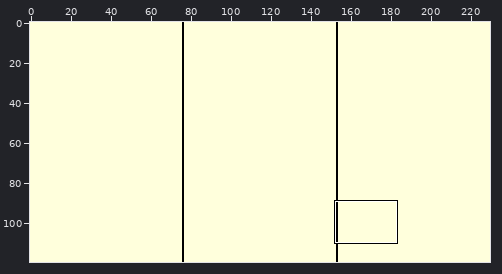
Two states of a sprite sheet, thumbnail.png. The first picture is a wide view before the edit; the outline marks the close-up.
Close-up. Before the commit:
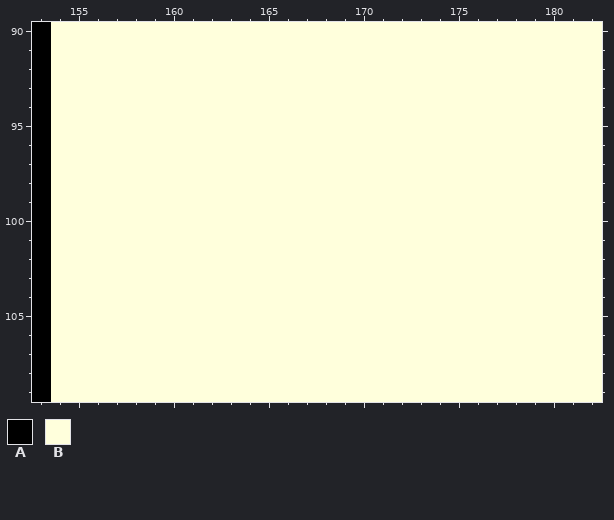
The file is 230x120 pixels. Colours within 5 levels of each other are drawn and written as one. Shown: x 153..182, y 90..109. The commit also changed other parts of the picture, which this record leaves out.
Palette (. is transparent): A #000000  B #ffffdc
Pixels before, first column x 153:
 90 ABBBBBBBBBBBBBBBBBBBBBBBBBBBBB
 91 ABBBBBBBBBBBBBBBBBBBBBBBBBBBBB
 92 ABBBBBBBBBBBBBBBBBBBBBBBBBBBBB
 93 ABBBBBBBBBBBBBBBBBBBBBBBBBBBBB
 94 ABBBBBBBBBBBBBBBBBBBBBBBBBBBBB
 95 ABBBBBBBBBBBBBBBBBBBBBBBBBBBBB
 96 ABBBBBBBBBBBBBBBBBBBBBBBBBBBBB
 97 ABBBBBBBBBBBBBBBBBBBBBBBBBBBBB
 98 ABBBBBBBBBBBBBBBBBBBBBBBBBBBBB
 99 ABBBBBBBBBBBBBBBBBBBBBBBBBBBBB
100 ABBBBBBBBBBBBBBBBBBBBBBBBBBBBB
101 ABBBBBBBBBBBBBBBBBBBBBBBBBBBBB
102 ABBBBBBBBBBBBBBBBBBBBBBBBBBBBB
103 ABBBBBBBBBBBBBBBBBBBBBBBBBBBBB
104 ABBBBBBBBBBBBBBBBBBBBBBBBBBBBB
105 ABBBBBBBBBBBBBBBBBBBBBBBBBBBBB
106 ABBBBBBBBBBBBBBBBBBBBBBBBBBBBB
107 ABBBBBBBBBBBBBBBBBBBBBBBBBBBBB
108 ABBBBBBBBBBBBBBBBBBBBBBBBBBBBB
109 ABBBBBBBBBBBBBBBBBBBBBBBBBBBBB
The result:
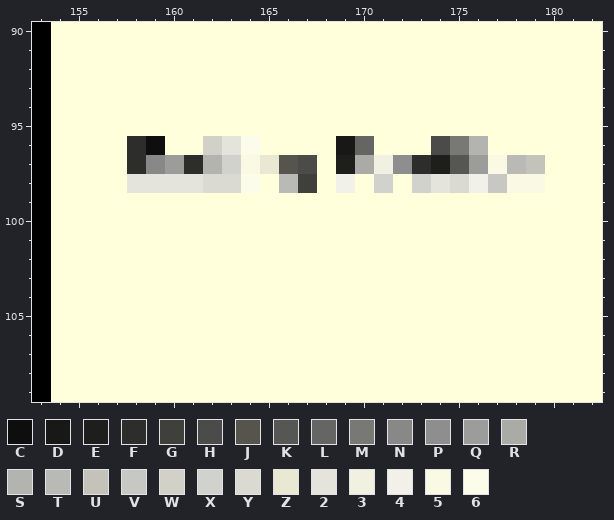
Colours new in this view: C #0e0e0e  D #181817  E #1e1e1d  F #2d2d2c  G #3f3f3b  H #4b4b4a  J #55554e  K #565655  L #656564  M #787874  N #888888  P #8e8e8e  Q #9c9c9b  R #aaaaa7  S #b3b3af  T #b9b9b6  U #c3c3ba  V #c7c7c4  W #d1d1c7  X #d1d1cd  Y #dadad2  Z #e9e9d3  2 #e4e4dc  3 #f1f1e1  4 #f1f1e9  5 #fafae4  6 #fcfceb
Change:
Colour B gives way to colour 2 in row 96 at x 163; in row 98 at x 158 to 161 and 174.
Colour B gives way to colour 3 in row 97 at x 171.
Colour B gives way to colour 4 in row 98 at x 169 and 176.
Colour B gives way to colour 5 in row 97 at x 164 and 177; in row 98 at x 178 to 179.
Colour B gives way to colour 6 in row 96 at x 164; in row 98 at x 164.
Colour B gives way to colour C in row 96 at x 159.
Colour B gives way to colour D in row 96 at x 169.
Colour B gives way to colour E in row 97 at x 169 and 174.
Colour B gives way to colour F in row 96 at x 158; in row 97 at x 158, 161 and 173.
Colour B gives way to colour G in row 98 at x 167.
Colour B gives way to colour H in row 96 at x 174; in row 97 at x 167.
Colour B gives way to colour J in row 97 at x 166.
Colour B gives way to colour K in row 97 at x 175.
Colour B gives way to colour L in row 96 at x 170.
Colour B gives way to colour M in row 96 at x 175.
Colour B gives way to colour N in row 97 at x 159.
Colour B gives way to colour P in row 97 at x 172.
Colour B gives way to colour Q in row 97 at x 160 and 176.
Colour B gives way to colour R in row 97 at x 170.
Colour B gives way to colour S in row 96 at x 176; in row 97 at x 162.
Colour B gives way to colour T in row 97 at x 178; in row 98 at x 166.
Colour B gives way to colour U in row 97 at x 179.
Colour B gives way to colour V in row 98 at x 177.
Colour B gives way to colour W in row 96 at x 162.
Colour B gives way to colour X in row 97 at x 163; in row 98 at x 171 and 173.
Colour B gives way to colour Y in row 98 at x 162 to 163 and 175.
Colour B gives way to colour Z in row 97 at x 165.
Where, in picture pixels (left, top, right, bottom), the same in both close-ups:
changed: (127, 136, 545, 193)
